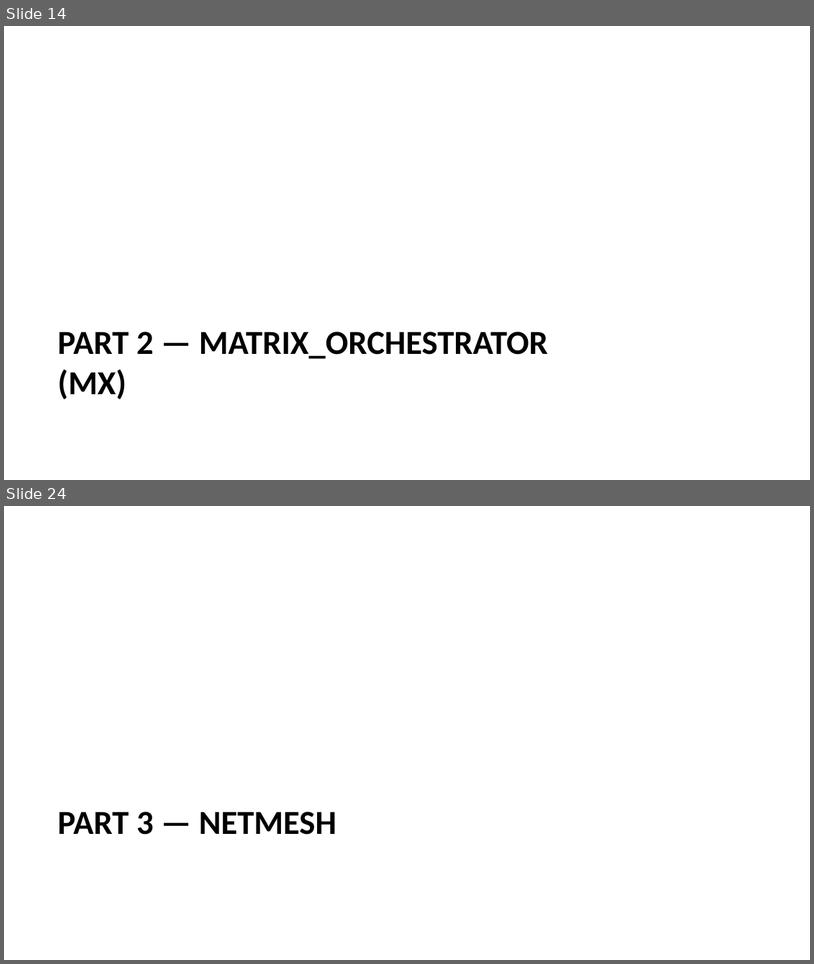
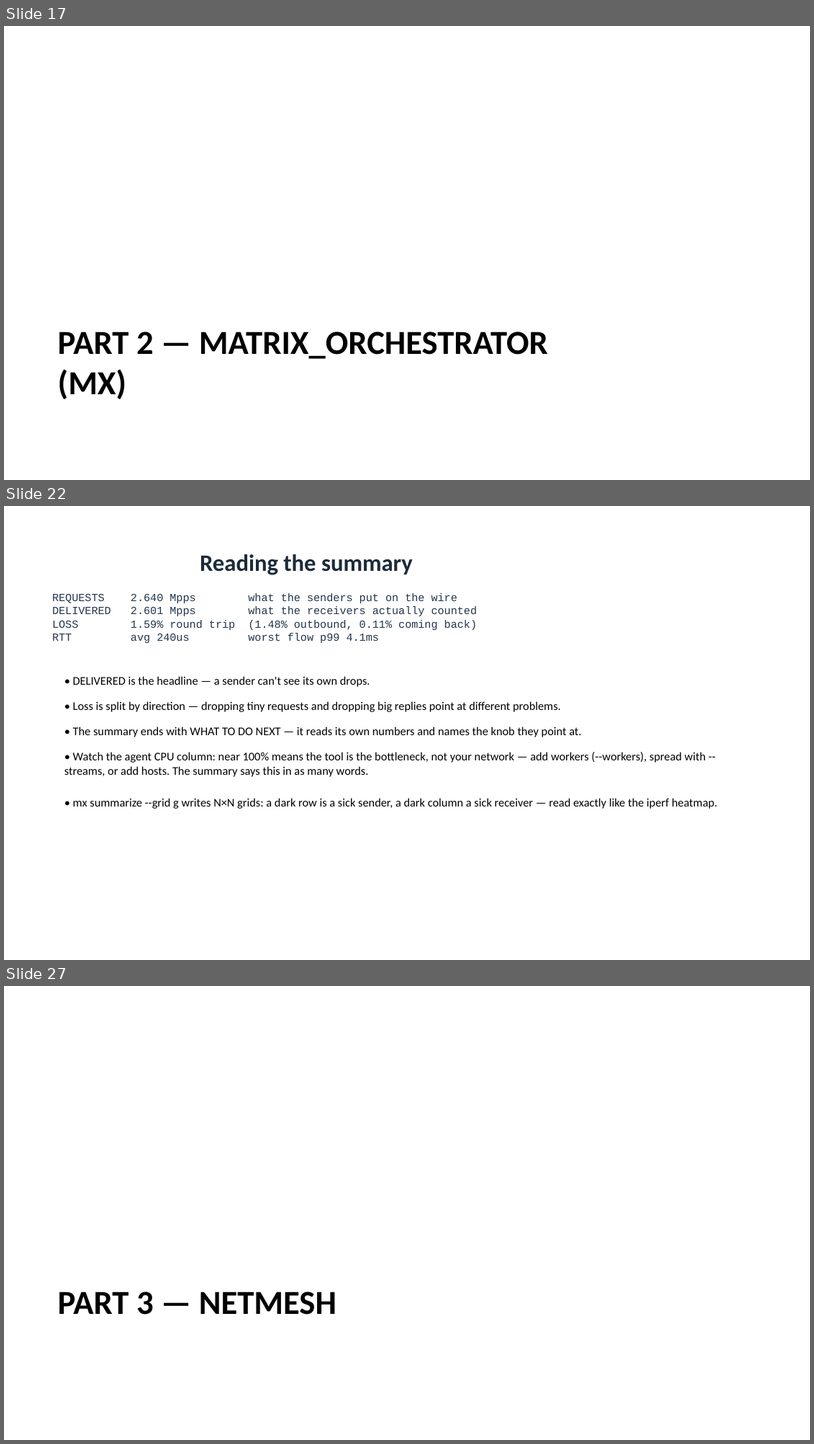
Before and after one commit to MartinGallagher-code/presentations, a slide deck: network-testing/network_testing.pptx. Shown one above the other, each under a label of ours: slides 14 and 24 before the commit, slides 17, 22 and 27 after it; the slides between them are not shown. The pictures are 814x964 and 814x1444 pixels, drawn with LibreOffice and Linux fonts; fonts in the diff are those of the drawing. Boxes give left, top, right and bottom in pixels: in the first picture for what was removed or moved away, otherwise in the second. Text is boxed around its words. In the diff, an @@ line names an element or a change of style, - is before the commit and + after.

```diff
--- a/network-testing/network_testing.pptx
+++ b/network-testing/network_testing.pptx
@@ slide 22 added at box(4, 506, 810, 960), background #FFFFFF @@
@@ title added at box(200, 554, 413, 575), 28 pt, text #1C2B3A, bold @@
+Reading the summary
@@ text added at box(52, 593, 478, 643), 13 pt, text #24354A @@
+REQUESTS 2.640 Mpps what the senders put on the wire
+DELIVERED 2.601 Mpps what the receivers actually counted
+LOSS 1.59% round trip (1.48% outbound, 0.11% coming back)
+RTT avg 240us worst flow p99 4.1ms
@@ text added at box(73, 676, 370, 687), 14 pt, text #000000 @@
+• DELIVERED is the headline — a sender can't see its own drops.
@@ text added at box(73, 701, 561, 712), 14 pt, text #000000 @@
+• Loss is split by direction — dropping tiny requests and dropping big replies point at different problems.
@@ text added at box(73, 726, 581, 737), 14 pt, text #000000 @@
+• The summary ends with WHAT TO DO NEXT — it reads its own numbers and names the knob they point at.
@@ text added at box(64, 752, 707, 777), 14 pt, text #000000 @@
+• Watch the agent CPU column: near 100% means the tool is the bottleneck, not your network — add workers (--workers), spread with --streams, or add hosts. The summary says this in as many words.
@@ text added at box(73, 798, 718, 808), 14 pt, text #000000 @@
+• mx summarize --grid g writes N×N grids: a dark row is a sick sender, a dark column a sick receiver — read exactly like the iperf heatmap.
@@ what was slide 14 is now slide 17 @@
@@ what was slide 24 is now slide 27 @@
```
Also in this commit, not shown: 11 slides changed, 16 other slides added, 13 slides removed, 2 other files.
